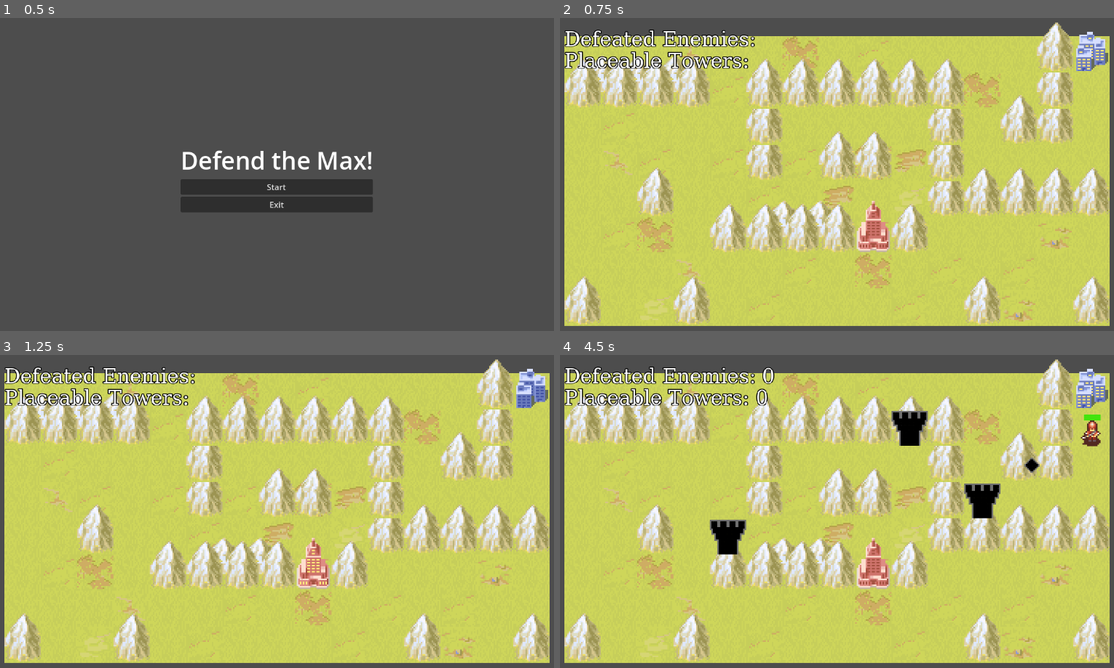
Above: before the commit, frames 1-4 (two rows, left to right).
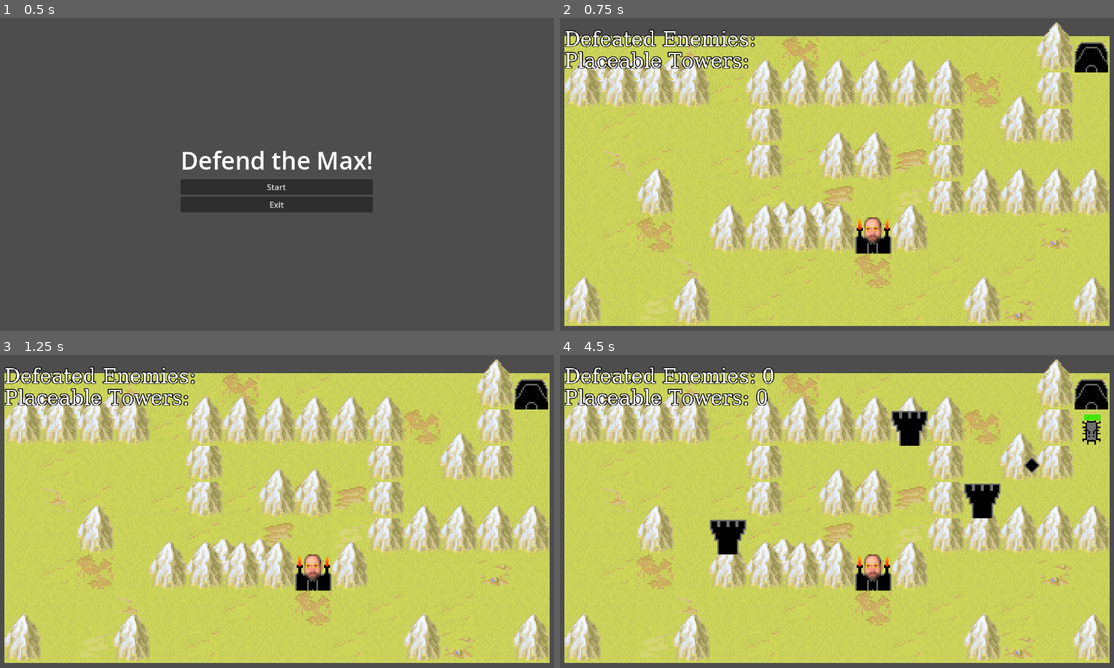
Above: after the commit, the same moments.

Repository: MeKamm74/Minnhax2025
Game: Godot game, scene res://main_menu.tscn
Two runs of this game, one before a commit and one after it. Both use one fixed random seed, a clock stepped at 60 frames per second and the inputs below.
Inputs (mouse positions are in pixels of both pictures, inside the frame that each line leads up to):
- Up to frame 1 (0.5 s): no input
- Up to frame 2 (0.75 s): click "Start" at 0.5 s
- Up to frame 3 (1.25 s): no input
- Up to frame 4 (4.5 s): tap Enter at 1.25, 2.75 s; move the mouse to (964, 498) at 1.27 s; press the mouse at (964, 498) at 1.28 s; tap Space at 2, 3.5 s; move the mouse to (720, 530) at 2.02 s; release the mouse at (720, 530) at 2.03 s; click (720, 530) at 2.1 s; move the mouse to (892, 442) at 2.77 s; press the mouse at (892, 442) at 2.78 s; move the mouse to (809, 580) at 3.52 s; release the mouse at (809, 580) at 3.53 s; click (809, 580) at 3.6 s; move the mouse to (1008, 564) at 4.27 s; press the mouse at (1008, 564) at 4.28 s

Frame 1 is identical in both runs. In frame 2, 1.4% of the frame differs, in the area x 53-99%, y 4-76%; in frame 3, 1.4%; in frame 4, 1.7%.

Commit message:
new sprites and hooked up game over enemies killed label

Diff:
--- a/game_over_menu.gd
+++ b/game_over_menu.gd
@@ -1,8 +1,12 @@
 extends Control
 
+@onready var label: Label = $PanelContainer/VBoxContainer/EnemiesKilledLabel
+
+var enemies = 0
 
 # Called when the node enters the scene tree for the first time.
 func _ready() -> void:
+	Globals.enemyKilled.connect(_on_enemy_killed)
 	Globals.gameOver.connect(on_game_over)
 
 
@@ -11,6 +15,11 @@
 	show()
 
 
+func _on_enemy_killed():
+	enemies += 1
+	label.text = "Enemies Killed: " + str(enemies)
+
+
 func _on_main_menu_button_pressed() -> void:
 	get_tree().paused = false
 	get_tree().change_scene_to_file("res://main_menu.tscn")
--- a/game_over_menu.tscn
+++ b/game_over_menu.tscn
@@ -28,7 +28,7 @@
 
 [node name="EnemiesKilledLabel" type="Label" parent="PanelContainer/VBoxContainer"]
 layout_mode = 2
-text = "Enemies Killed: "
+text = "Enemies Killed: 0"
 horizontal_alignment = 1
 
 [node name="MainMenuButton" type="Button" parent="PanelContainer/VBoxContainer"]
--- a/test_map.tscn
+++ b/test_map.tscn
@@ -1,10 +1,12 @@
-[gd_scene load_steps=26 format=4 uid="uid://5coeftq8y7uo"]
+[gd_scene load_steps=30 format=4 uid="uid://5coeftq8y7uo"]
 
 [ext_resource type="Texture2D" uid="uid://bu5pirijx0q5h" path="res://awdor_plains.png" id="1_4wuf8"]
 [ext_resource type="Script" uid="uid://bluntvvp4ts82" path="res://map.gd" id="1_s02eq"]
 [ext_resource type="Texture2D" uid="uid://dd8xg8833lgbx" path="res://awdor_mountains.png" id="2_s02eq"]
 [ext_resource type="Texture2D" uid="uid://cidw21sfbn6om" path="res://awdor_base.png" id="4_t8dge"]
 [ext_resource type="Texture2D" uid="uid://4t355ggvpvqo" path="res://awdor_city.png" id="5_qgarv"]
+[ext_resource type="Texture2D" uid="uid://2f5wg0hptcb4" path="res://Sprites/SpawnCave.png" id="5_yobqo"]
+[ext_resource type="Texture2D" uid="uid://bj6kji8hyfwnw" path="res://Sprites/jeffmmax1_png/JeffmMax-2.png" id="6_dj26u"]
 [ext_resource type="PackedScene" uid="uid://bgnpjjtap6jfa" path="res://test_map_assets/enemy.tscn" id="6_r0pc2"]
 [ext_resource type="PackedScene" uid="uid://defiek2tefue8" path="res://game_over_menu.tscn" id="8_bu3ac"]
 [ext_resource type="PackedScene" uid="uid://bwk65i23xc5ad" path="res://pause_menu.tscn" id="8_gqtbx"]
@@ -71,6 +73,18 @@
 [sub_resource type="TileMapPattern" id="TileMapPattern_t8dge"]
 tile_data = PackedInt32Array(0, 2, 0, 65536, 2, 1)
 
+[sub_resource type="TileSetAtlasSource" id="TileSetAtlasSource_1wgsg"]
+texture = ExtResource("5_yobqo")
+texture_region_size = Vector2i(24, 24)
+0:0/0 = 0
+0:0/0/custom_data_1 = true
+
+[sub_resource type="TileSetAtlasSource" id="TileSetAtlasSource_ihcqn"]
+texture = ExtResource("6_dj26u")
+texture_region_size = Vector2i(24, 24)
+0:0/0 = 0
+0:0/0/custom_data_0 = true
+
 [sub_resource type="TileSetAtlasSource" id="TileSetAtlasSource_qgarv"]
 texture = ExtResource("4_t8dge")
 texture_region_size = Vector2i(24, 24)
@@ -101,6 +115,8 @@
 custom_data_layer_1/type = 1
 sources/2 = SubResource("TileSetAtlasSource_qgarv")
 sources/3 = SubResource("TileSetAtlasSource_yobqo")
+sources/0 = SubResource("TileSetAtlasSource_1wgsg")
+sources/1 = SubResource("TileSetAtlasSource_ihcqn")
 pattern_0 = SubResource("TileMapPattern_t8dge")
 
 [sub_resource type="RectangleShape2D" id="RectangleShape2D_ssfg1"]
@@ -278,7 +294,7 @@
 
 [node name="building_layer" type="TileMapLayer" parent="map_holder"]
 texture_filter = 1
-tile_map_data = PackedByteArray("AAADAP7/AgAAAAAAAAADAP//AgAAAAEAAAAJAPn/AwAAAAAAAAAJAPr/AwAAAAEAAAA=")
+tile_map_data = PackedByteArray("AAAJAPr/AAAAAAAAAAADAP//AQAAAAAAAAA=")
 tile_set = SubResource("TileSet_r0pc2")
 
 [node name="SpawnTimer" type="Timer" parent="map_holder"]
--- a/test_map_assets/enemy.gd
+++ b/test_map_assets/enemy.gd
@@ -52,15 +52,20 @@
 	var direction_y = target_pos.y - current_pos.y
 
 	if direction_x > 0:
-		animate.play("move_left")
+		animate.play("move_right")
+		animate.flip_h = false
+		#animate.rotate(270)
+	elif direction_x < 0:
+		animate.play("move_right")
 		animate.flip_h = true
-	elif direction_x < 0:
-		animate.play("move_left")
-		animate.flip_h = false
+		#animate.rotate(90)
 	elif direction_y > 0:
 		animate.play("move_down")
+		animate.flip_v = false
 	elif direction_y < 0:
-		animate.play("move_up")
+		animate.play("move_down")
+		animate.flip_v = true
+		#animate.rotate(180)
 	else:
 		animate.play("idle")
 
--- a/test_map_assets/enemy.tscn
+++ b/test_map_assets/enemy.tscn
@@ -1,174 +1,56 @@
-[gd_scene load_steps=29 format=3 uid="uid://bgnpjjtap6jfa"]
+[gd_scene load_steps=14 format=3 uid="uid://bgnpjjtap6jfa"]
 
 [ext_resource type="Script" uid="uid://2yrg7lnq21ay" path="res://test_map_assets/enemy.gd" id="1_4mj1p"]
-[ext_resource type="Texture2D" uid="uid://cppax0pwavgn8" path="res://test_map_assets/awdor_infantry.png" id="1_bgned"]
-
-[sub_resource type="AtlasTexture" id="AtlasTexture_4mj1p"]
-atlas = ExtResource("1_bgned")
-region = Rect2(72, 0, 24, 24)
-
-[sub_resource type="AtlasTexture" id="AtlasTexture_gavqw"]
-atlas = ExtResource("1_bgned")
-region = Rect2(96, 0, 24, 24)
-
-[sub_resource type="AtlasTexture" id="AtlasTexture_sqd2f"]
-atlas = ExtResource("1_bgned")
-region = Rect2(120, 0, 24, 24)
-
-[sub_resource type="AtlasTexture" id="AtlasTexture_sgw5n"]
-atlas = ExtResource("1_bgned")
-region = Rect2(96, 0, 24, 24)
-
-[sub_resource type="AtlasTexture" id="AtlasTexture_7visk"]
-atlas = ExtResource("1_bgned")
-region = Rect2(0, 24, 24, 24)
-
-[sub_resource type="AtlasTexture" id="AtlasTexture_8g56b"]
-atlas = ExtResource("1_bgned")
-region = Rect2(24, 24, 24, 24)
-
-[sub_resource type="AtlasTexture" id="AtlasTexture_g4ht5"]
-atlas = ExtResource("1_bgned")
-region = Rect2(48, 24, 24, 24)
-
-[sub_resource type="AtlasTexture" id="AtlasTexture_w80j1"]
-atlas = ExtResource("1_bgned")
-region = Rect2(24, 24, 24, 24)
-
-[sub_resource type="AtlasTexture" id="AtlasTexture_txqpm"]
-atlas = ExtResource("1_bgned")
-region = Rect2(0, 0, 24, 24)
-
-[sub_resource type="AtlasTexture" id="AtlasTexture_7s17i"]
-atlas = ExtResource("1_bgned")
-region = Rect2(24, 0, 24, 24)
-
-[sub_resource type="AtlasTexture" id="AtlasTexture_cc8s1"]
-atlas = ExtResource("1_bgned")
-region = Rect2(48, 0, 24, 24)
-
-[sub_resource type="AtlasTexture" id="AtlasTexture_7cmtx"]
-atlas = ExtResource("1_bgned")
-region = Rect2(24, 0, 24, 24)
-
-[sub_resource type="AtlasTexture" id="AtlasTexture_synnp"]
-atlas = ExtResource("1_bgned")
-region = Rect2(0, 0, 24, 24)
-
-[sub_resource type="AtlasTexture" id="AtlasTexture_c32cg"]
-atlas = ExtResource("1_bgned")
-region = Rect2(24, 0, 24, 24)
-
-[sub_resource type="AtlasTexture" id="AtlasTexture_0efc0"]
-atlas = ExtResource("1_bgned")
-region = Rect2(48, 0, 24, 24)
-
-[sub_resource type="AtlasTexture" id="AtlasTexture_xqymj"]
-atlas = ExtResource("1_bgned")
-region = Rect2(24, 0, 24, 24)
-
-[sub_resource type="AtlasTexture" id="AtlasTexture_l78oe"]
-atlas = ExtResource("1_bgned")
-region = Rect2(0, 48, 24, 24)
-
-[sub_resource type="AtlasTexture" id="AtlasTexture_uw25b"]
-atlas = ExtResource("1_bgned")
-region = Rect2(24, 48, 24, 24)
-
-[sub_resource type="AtlasTexture" id="AtlasTexture_b3u6s"]
-atlas = ExtResource("1_bgned")
-region = Rect2(48, 48, 24, 24)
-
-[sub_resource type="AtlasTexture" id="AtlasTexture_4b8o0"]
-atlas = ExtResource("1_bgned")
-region = Rect2(24, 48, 24, 24)
+[ext_resource type="Texture2D" uid="uid://b0j1h3mqydlc7" path="res://Sprites/buggo1_png/Buggo-1.png" id="2_sqd2f"]
+[ext_resource type="Texture2D" uid="uid://dngfeo1w2ss6a" path="res://Sprites/buggo1_png/Buggo-2.png" id="3_sgw5n"]
+[ext_resource type="Texture2D" uid="uid://2dil0lkkevwj" path="res://Sprites/buggo1_png/Buggo-3.png" id="4_7visk"]
+[ext_resource type="Texture2D" uid="uid://bt8k460m3pggf" path="res://Sprites/buggoright1_png/BuggoRight-1.png" id="5_8g56b"]
+[ext_resource type="Texture2D" uid="uid://dwiwbcf7hw243" path="res://Sprites/buggoright1_png/BuggoRight-2.png" id="6_g4ht5"]
+[ext_resource type="Texture2D" uid="uid://tve4esjiapq7" path="res://Sprites/buggoright1_png/BuggoRight-3.png" id="7_w80j1"]
 
 [sub_resource type="SpriteFrames" id="SpriteFrames_synnp"]
 animations = [{
 "frames": [{
 "duration": 1.0,
-"texture": SubResource("AtlasTexture_4mj1p")
-}, {
-"duration": 1.0,
-"texture": SubResource("AtlasTexture_gavqw")
-}, {
-"duration": 1.0,
-"texture": SubResource("AtlasTexture_sqd2f")
-}, {
-"duration": 1.0,
-"texture": SubResource("AtlasTexture_sgw5n")
+"texture": ExtResource("3_sgw5n")
 }],
 "loop": true,
 "name": &"idle",
-"speed": 3.5
+"speed": 5.0
 }, {
 "frames": [{
 "duration": 1.0,
-"texture": SubResource("AtlasTexture_7visk")
+"texture": ExtResource("2_sqd2f")
 }, {
 "duration": 1.0,
-"texture": SubResource("AtlasTexture_8g56b")
+"texture": ExtResource("3_sgw5n")
 }, {
 "duration": 1.0,
-"texture": SubResource("AtlasTexture_g4ht5")
+"texture": ExtResource("4_7visk")
 }, {
 "duration": 1.0,
-"texture": SubResource("AtlasTexture_w80j1")
+"texture": ExtResource("3_sgw5n")
 }],
 "loop": true,
 "name": &"move_down",
-"speed": 6.0
+"speed": 8.0
 }, {
 "frames": [{
 "duration": 1.0,
-"texture": SubResource("AtlasTexture_txqpm")
+"texture": ExtResource("5_8g56b")
 }, {
 "duration": 1.0,
-"texture": SubResource("AtlasTexture_7s17i")
+"texture": ExtResource("6_g4ht5")
 }, {
 "duration": 1.0,
-"texture": SubResource("AtlasTexture_cc8s1")
+"texture": ExtResource("7_w80j1")
 }, {
 "duration": 1.0,
-"texture": SubResource("AtlasTexture_7cmtx")
-}],
-"loop": true,
-"name": &"move_left",
-"speed": 6.0
-}, {
-"frames": [{
-"duration": 1.0,
-"texture": SubResource("AtlasTexture_synnp")
-}, {
-"duration": 1.0,
-"texture": SubResource("AtlasTexture_c32cg")
-}, {
-"duration": 1.0,
-"texture": SubResource("AtlasTexture_0efc0")
-}, {
-"duration": 1.0,
-"texture": SubResource("AtlasTexture_xqymj")
+"texture": ExtResource("6_g4ht5")
 }],
 "loop": true,
 "name": &"move_right",
-"speed": 6.0
-}, {
-"frames": [{
-"duration": 1.0,
-"texture": SubResource("AtlasTexture_l78oe")
-}, {
-"duration": 1.0,
-"texture": SubResource("AtlasTexture_uw25b")
-}, {
-"duration": 1.0,
-"texture": SubResource("AtlasTexture_b3u6s")
-}, {
-"duration": 1.0,
-"texture": SubResource("AtlasTexture_4b8o0")
-}],
-"loop": true,
-"name": &"move_up",
-"speed": 6.0
+"speed": 5.0
 }]
 
 [sub_resource type="RectangleShape2D" id="RectangleShape2D_bgned"]
@@ -194,9 +76,7 @@
 texture_filter = 1
 position = Vector2(0, -1)
 sprite_frames = SubResource("SpriteFrames_synnp")
-animation = &"move_right"
-autoplay = "idle"
-frame_progress = 0.84171474
+animation = &"idle"
 
 [node name="CollisionShape2D" type="CollisionShape2D" parent="CharacterBody2D"]
 visible = false
Binary file added: Sprites/SpawnCave.png
Not shown, added: Sprites/SpawnCave.png.import
Binary file added: Sprites/buggoright1_png/BuggoRight-1.png
Not shown, added: Sprites/buggoright1_png/BuggoRight-1.png.import
Binary file added: Sprites/buggoright1_png/BuggoRight-2.png
Not shown, added: Sprites/buggoright1_png/BuggoRight-2.png.import
Binary file added: Sprites/buggoright1_png/BuggoRight-3.png
Not shown, added: Sprites/buggoright1_png/BuggoRight-3.png.import
Binary file added: Sprites/jeffmmax1_png/JeffmMax-1.png
Not shown, added: Sprites/jeffmmax1_png/JeffmMax-1.png.import
Binary file added: Sprites/jeffmmax1_png/JeffmMax-2.png
Not shown, added: Sprites/jeffmmax1_png/JeffmMax-2.png.import
(and 2 more such lines)
